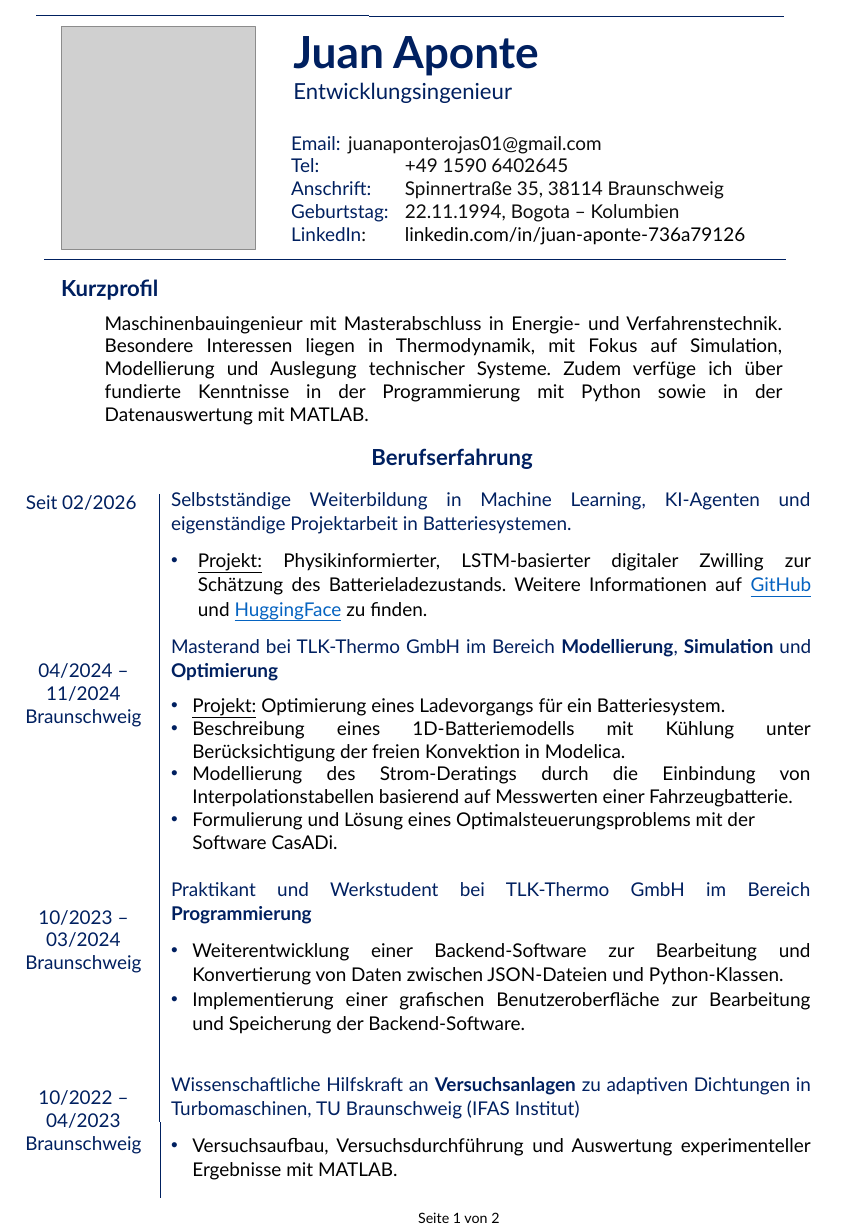
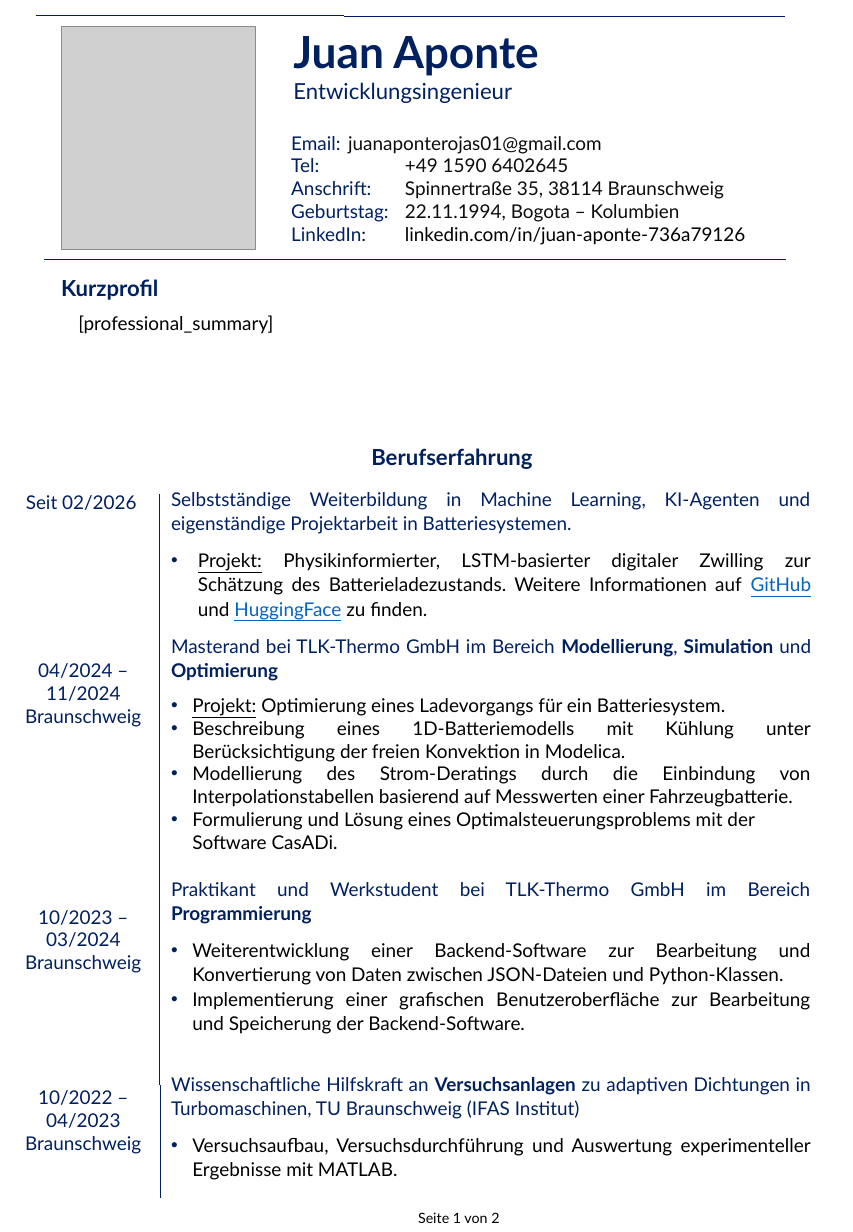
Before and after one commit to juanaponterojas01/Bonfire, a slide deck: slide 1 of templates/de/cv_template.pptx. Drawn at 853x1232 pixels with LibreOffice and Linux fonts; fonts in the diff are those of the drawing; grey boxes stand for pictures. Boxes give left, top, right and bottom in pixels: in the first picture for what was removed or moved away, otherwise in the second. Text is boxed around its words. In the diff, an @@ line names an element or a change of style, - is before the commit and + after.

```diff
--- a/templates/de/cv_template.pptx
+++ b/templates/de/cv_template.pptx
@@ text at box(78, 315, 273, 334): text changed @@
-Maschinenbauingenieur mit Masterabschluss in Energie- und Verfahrenstechnik. Besondere Interessen liegen in Thermodynamik, mit Fokus auf Simulation, Modellierung und Auslegung technischer Systeme. Zudem verfüge ich über fundierte Kenntnisse in der Programmierung mit Python sowie in der Datenauswertung mit MATLAB.
+[professional_summary]
```
Also in this commit, not shown: 14 other files.
